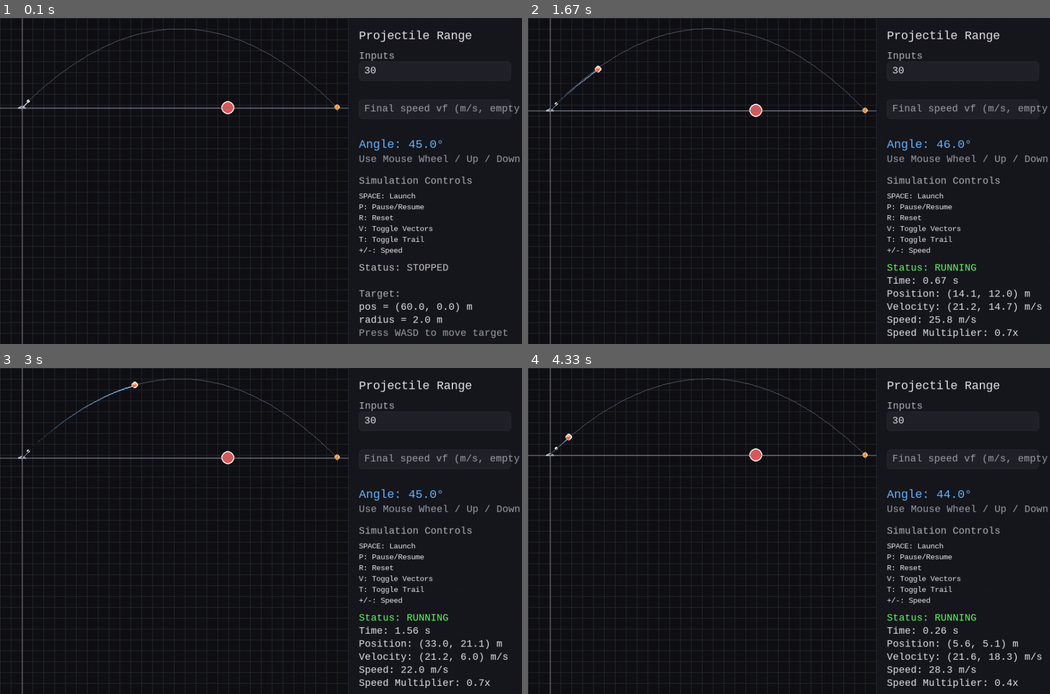
Above: before the commit, frames 1-4 (two rows, left to right).
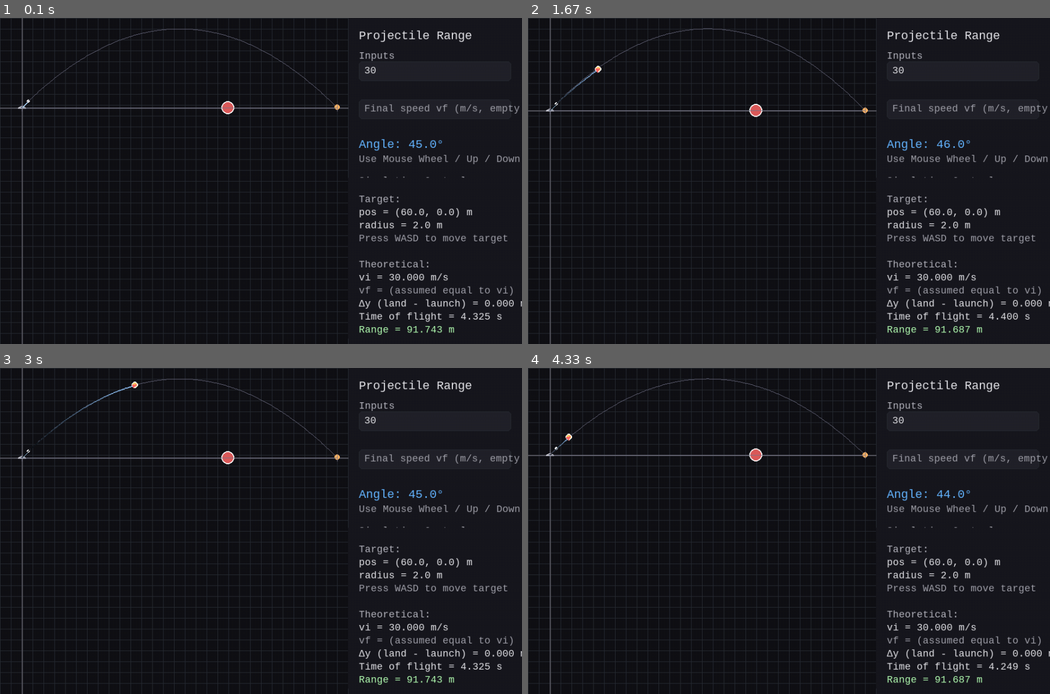
Above: after the commit, the same moments.

Repository: Kyeom-1/PyGameC
Game: pygame game, started from main.py
Two runs of this game, one before a commit and one after it. Both use one fixed random seed, a clock stepped at 60 frames per second and the inputs below.
Inputs:
- Up to frame 1 (0.1 s): no input
- Up to frame 2 (1.67 s): tap - at 0.33 s; tap Space at 0.67 s; tap Enter at 1 s; hold Up from 1.33 s (still down)
- Up to frame 3 (3 s): release Up at 1.8 s; hold Down 1.88-2.18 s; hold Up 2.22-2.58 s; hold Down 2.62-2.98 s
- Up to frame 4 (4.33 s): hold Up 3.02-3.32 s; hold - 3.35-3.65 s; hold Down 3.35-3.65 s; tap Space at 3.42, 3.75 s; hold Down 3.68-3.98 s; click "R: Reset" at 4.07 s

The runs differ from the first frame. In frame 1, 2.8% of the frame differs, in the area x 68-100%, y 48-99%; in frame 2, 3.1%; in frame 3, 3.0%; in frame 4, 3.1%.

Commit message:
Fix panel message rendering and input minus handling: clip messages to panel, draw panel background, allow minus in numeric input

Diff:
--- a/main.py
+++ b/main.py
@@ -76,7 +76,8 @@
 				return
 			if event.key == pygame.K_BACKSPACE:
 				self.text = self.text[:-1]
-			elif event.key == pygame.K_MINUS and not self.numeric:
+			elif event.key == pygame.K_MINUS and self.numeric:
+				# allow minus for numeric fields (so negative numbers can be entered)
 				self.text += "-"
 			elif event.key == pygame.K_PERIOD or event.unicode == ".":
 				if "." not in self.text:
@@ -464,7 +465,7 @@
 		else:
 			input_vf.invalid = False
 
-		info_y = 450
+		# Start messages near the bottom of the panel but ensure they stay inside the panel
 		message_lines = []
 
 		# Calculate theoretical trajectory for visualization
@@ -648,10 +649,34 @@
 		else:
 			message_lines.append(("Enter a valid initial speed (m/s).", (200, 200, 210)))
 
-		# Render messages
-		for i, (msg, col) in enumerate(message_lines):
+		# Render messages: compute a start Y so text won't draw off the panel if window is small
+		line_h = 24
+		# preferred start (roughly under the controls)
+		preferred_start = panel_rect.y + 300
+		min_start = panel_rect.y + 80
+		info_start = max(preferred_start, min_start)
+		# Compute available vertical space for messages
+		available_h = panel_rect.bottom - 10 - info_start
+		if available_h < line_h:
+			# Not enough room at preferred spot: move start up so at least one line can show
+			info_start = max(panel_rect.y + 80, panel_rect.bottom - 10 - line_h)
+			available_h = panel_rect.bottom - 10 - info_start
+		# How many lines fit
+		max_lines = max(1, available_h // line_h)
+		# Show the last lines that fit (so most relevant info is visible)
+		lines_to_show = message_lines[-max_lines:]
+		# Draw a background behind the text that covers the full panel width
+		# so underlying UI text can't show through
+		bg_x = panel_rect.x
+		bg_w = panel_rect.width
+		bg_h = len(lines_to_show) * line_h + 8
+		bg_y = info_start - 6
+		# Use the same color as the panel so the block fully hides what's underneath
+		pygame.draw.rect(screen, (24, 24, 30), (bg_x, bg_y, bg_w, bg_h))
+		# Draw the lines
+		for i, (msg, col) in enumerate(lines_to_show):
 			r = font.render(msg, True, col)
-			screen.blit(r, (panel_rect.x + 20, info_y + i * 24))
+			screen.blit(r, (panel_rect.x + 20, info_start + i * line_h))
 
 
 		# Show popup if simulation just ended (not running, not paused, and not already shown)
